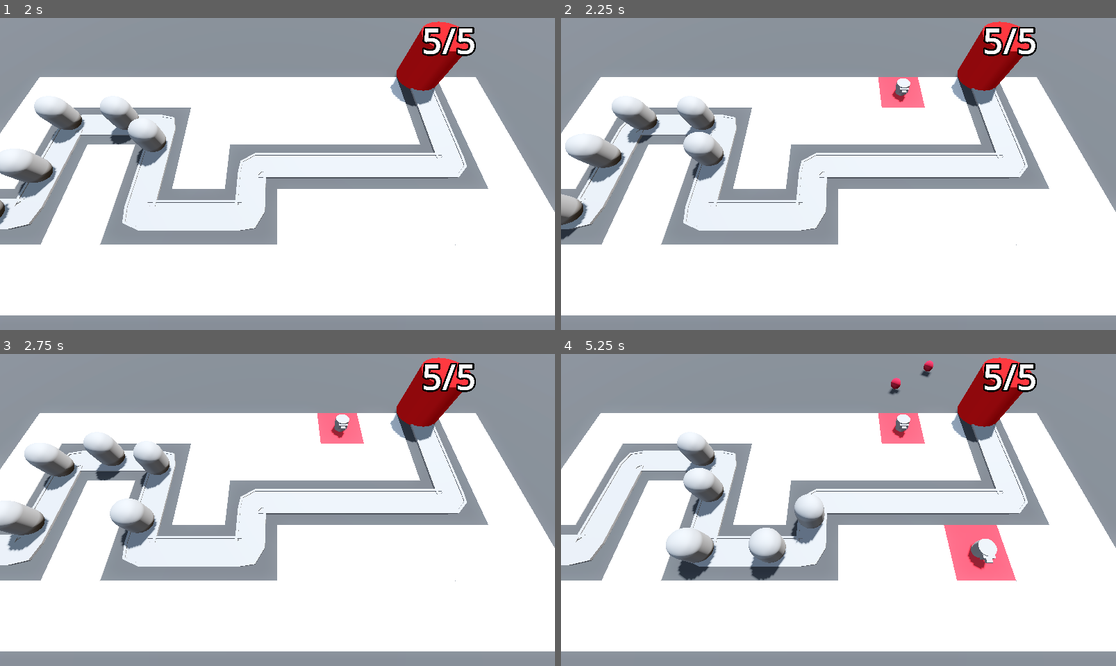
Above: before the commit, frames 1-4 (two rows, left to right).
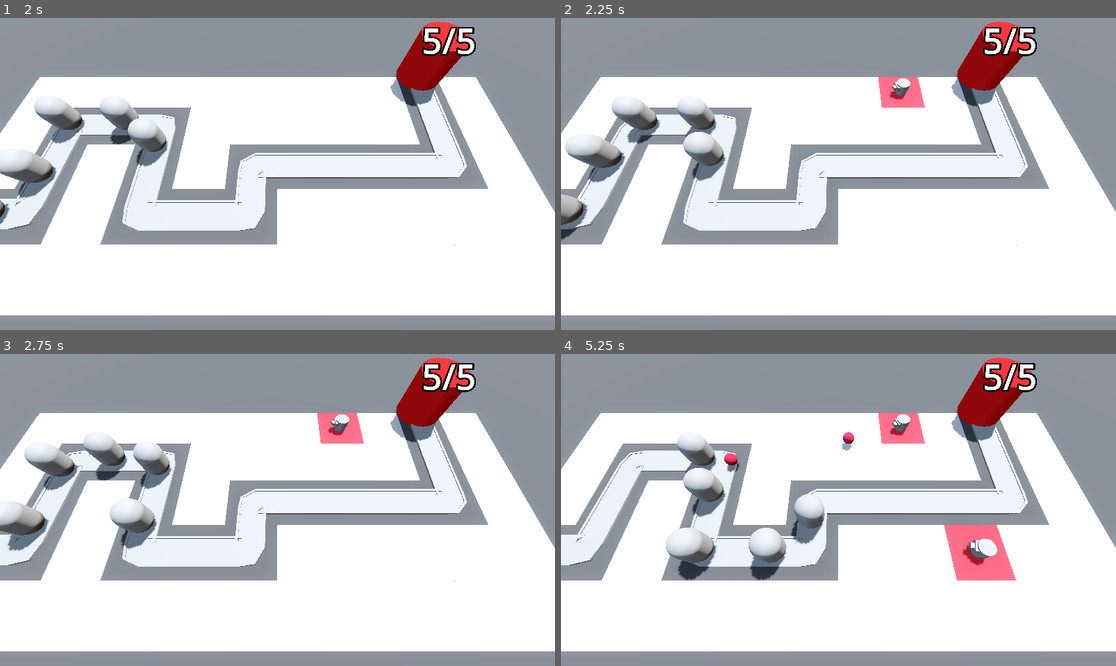
Above: after the commit, the same moments.

Repository: ecnivs/arcade
Game: Godot game, scene res://BaseLevel.tscn
The game is run twice, just before and just after one commit, with the same random seed, the same clock (stepped at 60 frames per second) and the same inputs.
Inputs (mouse positions are in pixels of both pictures, inside the frame that each line leads up to):
- Up to frame 1 (2 s): move the mouse to (399, 158) at 0.52 s; press the mouse at (399, 158) at 0.53 s; move the mouse to (166, 189) at 1.27 s; release the mouse at (166, 189) at 1.28 s; click (166, 189) at 1.35 s
- Up to frame 2 (2.25 s): move the mouse to (894, 105) at 2.02 s; press the mouse at (894, 105) at 2.03 s
- Up to frame 3 (2.75 s): no input
- Up to frame 4 (5.25 s): move the mouse to (810, 572) at 2.77 s; release the mouse at (810, 572) at 2.78 s; click (810, 572) at 2.85 s; move the mouse to (1005, 556) at 3.52 s; press the mouse at (1005, 556) at 3.53 s; move the mouse to (672, 463) at 4.27 s; release the mouse at (672, 463) at 4.28 s; click (672, 463) at 4.35 s; move the mouse to (866, 510) at 5.02 s; press the mouse at (866, 510) at 5.03 s

Frame 1 is identical in both runs. In frame 2, less than 0.1% of the frame differs, in the area x 59-63%, y 20-27%; in frame 3, less than 0.1%; in frame 4, 0.6%, in the area x 29-79%, y 2-70%.

Commit message:
add targetting

Diff:
--- a/tower-defense/BaseLevel.tscn
+++ b/tower-defense/BaseLevel.tscn
@@ -124,6 +124,7 @@
 [node name="Base" parent="." instance=ExtResource("3_o2j4u")]
 transform = Transform3D(1, 0, 0, 0, 1, 0, 0, 0, 1, 14.087, 0, -8.1)
 
-[node name="TurretManager" type="Node3D" parent="."]
+[node name="TurretManager" type="Node3D" parent="." node_paths=PackedStringArray("enemy_path")]
 script = ExtResource("5_cwwxe")
 turret = ExtResource("6_ufkdr")
+enemy_path = NodePath("../Path3D")
--- a/tower-defense/Enemy/enemy.gd
+++ b/tower-defense/Enemy/enemy.gd
@@ -1,10 +1,19 @@
 extends PathFollow3D
 
 @export var speed: float = 5
-
+@export var max_health: int = 5
 @onready var base = get_tree().get_first_node_in_group("base")
 
-# Called every frame. 'delta' is the elapsed time since the previous frame.
+var current_health: int:
+	set(health_in):
+		current_health = health_in
+
+		if current_health < 1:
+			queue_free()
+
+func _ready() -> void:
+	current_health = max_health
+
 func _process(delta: float) -> void:
 	progress += delta * speed
 	if progress_ratio == 1:
--- a/tower-defense/Enemy/enemy.tscn
+++ b/tower-defense/Enemy/enemy.tscn
@@ -1,8 +1,12 @@
-[gd_scene load_steps=3 format=3 uid="uid://ge02hbvjsil4"]
+[gd_scene load_steps=4 format=3 uid="uid://ge02hbvjsil4"]
 
 [ext_resource type="Script" uid="uid://d2s3tpdf8wu2l" path="res://Enemy/enemy.gd" id="1_2pb1h"]
 
 [sub_resource type="CapsuleMesh" id="CapsuleMesh_xjnqo"]
+radius = 1.0
+height = 3.0
+
+[sub_resource type="CapsuleShape3D" id="CapsuleShape3D_2pb1h"]
 radius = 1.0
 height = 3.0
 
@@ -14,3 +18,9 @@
 [node name="MeshInstance3D" type="MeshInstance3D" parent="."]
 transform = Transform3D(1, 0, 0, 0, 1, 0, 0, 0, 1, 0, 1.5, 0)
 mesh = SubResource("CapsuleMesh_xjnqo")
+
+[node name="EnemyArea3D" type="Area3D" parent="." groups=["enemy_area"]]
+
+[node name="CollisionShape3D" type="CollisionShape3D" parent="EnemyArea3D"]
+transform = Transform3D(1, 0, 0, 0, 1, 0, 0, 0, 1, 0, 1.5, 0)
+shape = SubResource("CapsuleShape3D_2pb1h")
--- a/tower-defense/Turret/projectile.gd
+++ b/tower-defense/Turret/projectile.gd
@@ -6,3 +6,11 @@
 
 func _physics_process(delta: float) -> void:
 	position += direction * speed * delta
+
+func _on_timer_timeout() -> void:
+	queue_free()
+
+func _on_area_entered(area: Area3D) -> void:
+	if area.is_in_group("enemy_area"):
+		queue_free()
+		area.get_parent().current_health -= 2.5
--- a/tower-defense/Turret/projectile.tscn
+++ b/tower-defense/Turret/projectile.tscn
@@ -19,3 +19,11 @@
 
 [node name="CollisionShape3D" type="CollisionShape3D" parent="."]
 shape = SubResource("SphereShape3D_3nq0t")
+
+[node name="Timer" type="Timer" parent="."]
+wait_time = 2.0
+one_shot = true
+autostart = true
+
+[connection signal="area_entered" from="." to="." method="_on_area_entered"]
+[connection signal="timeout" from="Timer" to="." method="_on_timer_timeout"]
--- a/tower-defense/Turret/turret.gd
+++ b/tower-defense/Turret/turret.gd
@@ -1,9 +1,16 @@
 extends Node3D
 
 @export var projectile: PackedScene
+var enemy_path: Path3D
+
 @onready var turret_top: MeshInstance3D = $TurretBase/TurretTop
+
+func _physics_process(delta: float) -> void:
+	var enemy = enemy_path.get_children().back()
+	look_at(enemy.global_position, Vector3.UP, true)
 
 func _on_timer_timeout() -> void:
 	var shot = projectile.instantiate()
 	add_child(shot)
 	shot.global_position = turret_top.global_position
+	shot.direction = global_transform.basis.z
--- a/tower-defense/project.godot
+++ b/tower-defense/project.godot
@@ -18,6 +18,7 @@
 [global_group]
 
 base=""
+enemy_area=""
 
 [input]
 
--- a/tower-defense/turret_manager.gd
+++ b/tower-defense/turret_manager.gd
@@ -1,8 +1,10 @@
 extends Node3D
 
 @export var turret: PackedScene
+@export var enemy_path: Path3D
 
 func build_turret(turret_position: Vector3) -> void:
 	var new_turret = turret.instantiate()
 	add_child(new_turret)
 	new_turret.global_position = turret_position
+	new_turret.enemy_path = enemy_path
